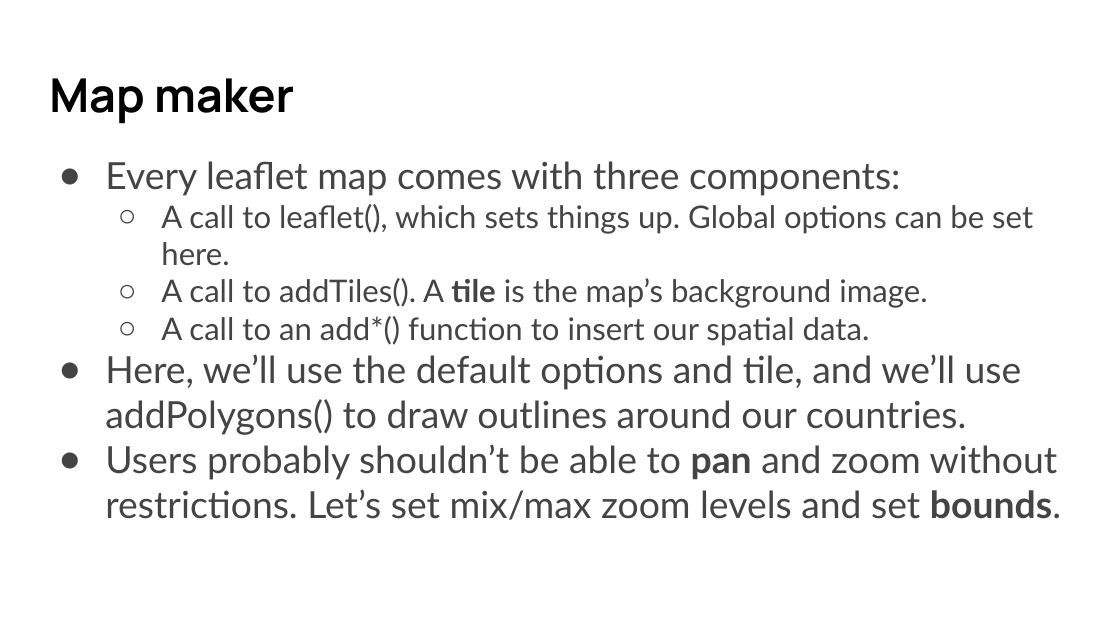
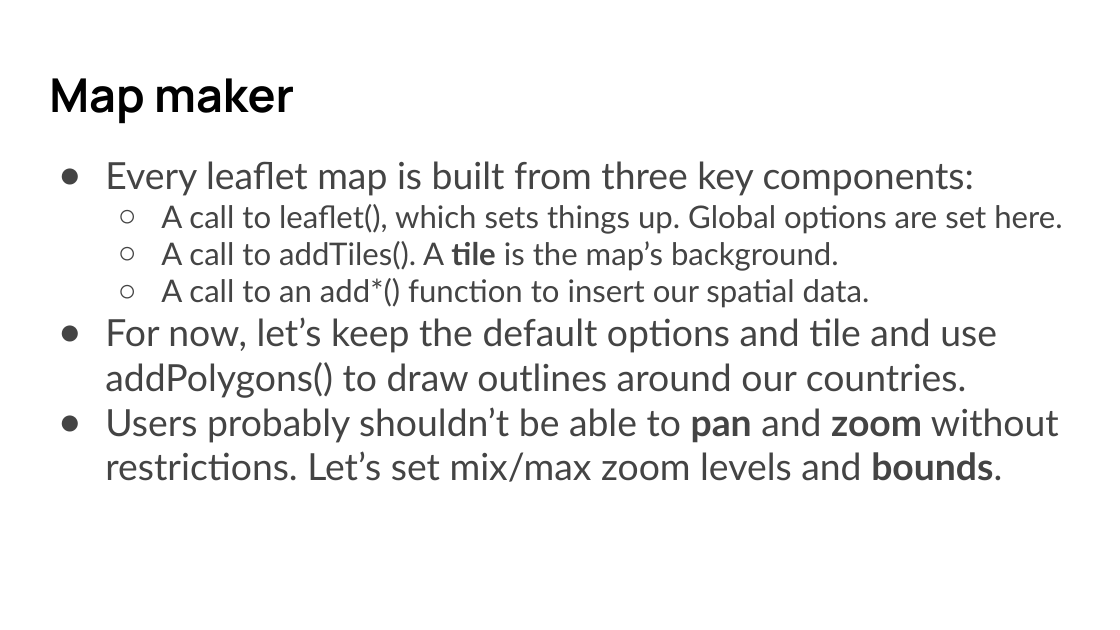
Before and after one commit to umn-dash/r-shiny, a slide deck: slide 54 of instructors/files/SWC slides R Shiny 2024 Fall.pptx. Drawn at 1120x630 pixels with LibreOffice and Linux fonts; fonts in the diff are those of the drawing. Boxes give left, top, right and bottom in pixels: in the first picture for what was removed or moved away, otherwise in the second. Text is boxed around its words. In the diff, an @@ line names an element or a change of style, - is before the commit and + after.

```diff
--- a/instructors/files/SWC slides R Shiny 2024 Fall.pptx
+++ b/instructors/files/SWC slides R Shiny 2024 Fall.pptx
@@ text at bbox=[105, 161, 1062, 271]: text changed @@
-● Every leaflet map comes with three components:
-  ○ A call to leaflet(), which sets things up. Global options can be set here.
-  ○ A call to addTiles(). A tile is the map’s background image.
+● Every leaflet map is built from three key components:
+  ○ A call to leaflet(), which sets things up. Global options are set here.
+  ○ A call to addTiles(). A tile is the map’s background.
@@ text at bbox=[105, 317, 1059, 482]: text changed @@
-● Here, we’ll use the default options and tile, and we’ll use addPolygons() to draw outlines around our countries.
-● Users probably shouldn’t be able to pan and zoom without restrictions. Let’s set mix/max zoom levels and set bounds.
+● For now, let’s keep the default options and tile and use addPolygons() to draw outlines around our countries.
+● Users probably shouldn’t be able to pan and zoom without restrictions. Let’s set mix/max zoom levels and bounds.
```
Also in this commit, not shown: 2 other slides changed, 7 slides added, 18 other files.
